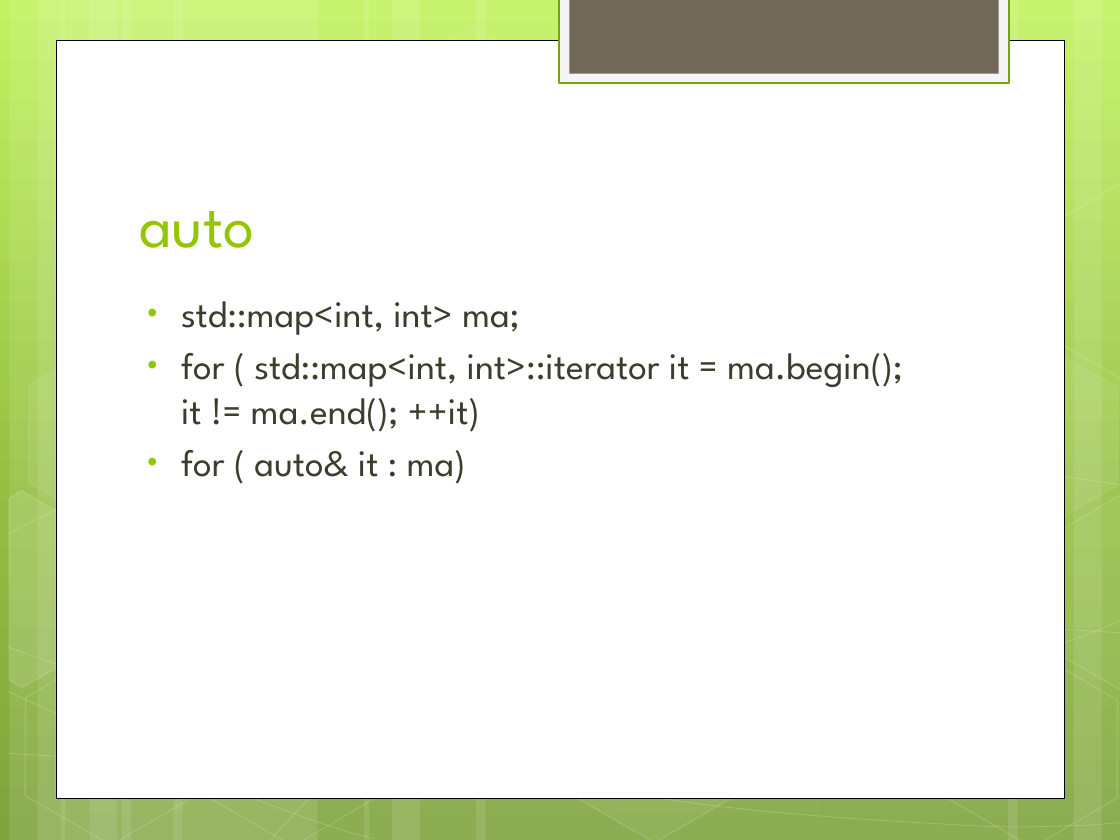
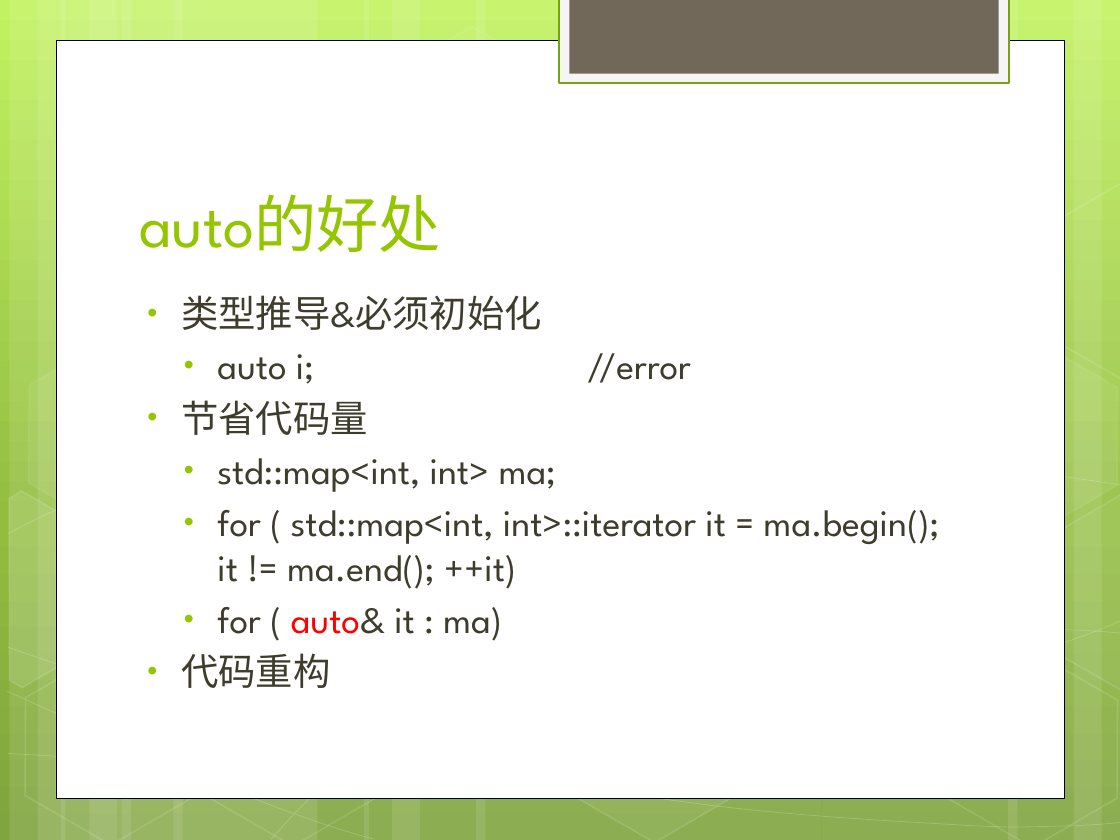
Before and after one commit to war10ck-efz/cpplearning, a slide deck: slide 4 of doc/c++11learning.pptx. Drawn at 1120x840 pixels with LibreOffice and Linux fonts; fonts in the diff are those of the drawing. Boxes give left, top, right and bottom in pixels: in the first picture for what was removed or moved away, otherwise in the second. Text is boxed around its words. In the diff, an @@ line names an element or a change of style, - is before the commit and + after.

```diff
--- a/doc/c++11learning.pptx
+++ b/doc/c++11learning.pptx
@@ title at (139,194,441,252): text changed @@
-auto
+auto的好处
@@ text at (181,295,691,435): paragraphs added @@
+• 类型推导&必须初始化
+  • auto i; //error
+• 节省代码量
@@ text at (217,458,939,641): text colour #3E3D2D to #FF0000 in "auto&"; list level 1 to 2 in "std::map<int, int> ma;"; list level 1 to 2 in "for ( std::map<int, int>::iterator it ..."; list level 1 to 2 in "for ( auto& it : ..." @@
@@ text at (181,653,330,688): paragraph added @@
+• 代码重构
```
Also in this commit, not shown: 8 other slides changed, 2 slides added, 1 slide removed.
